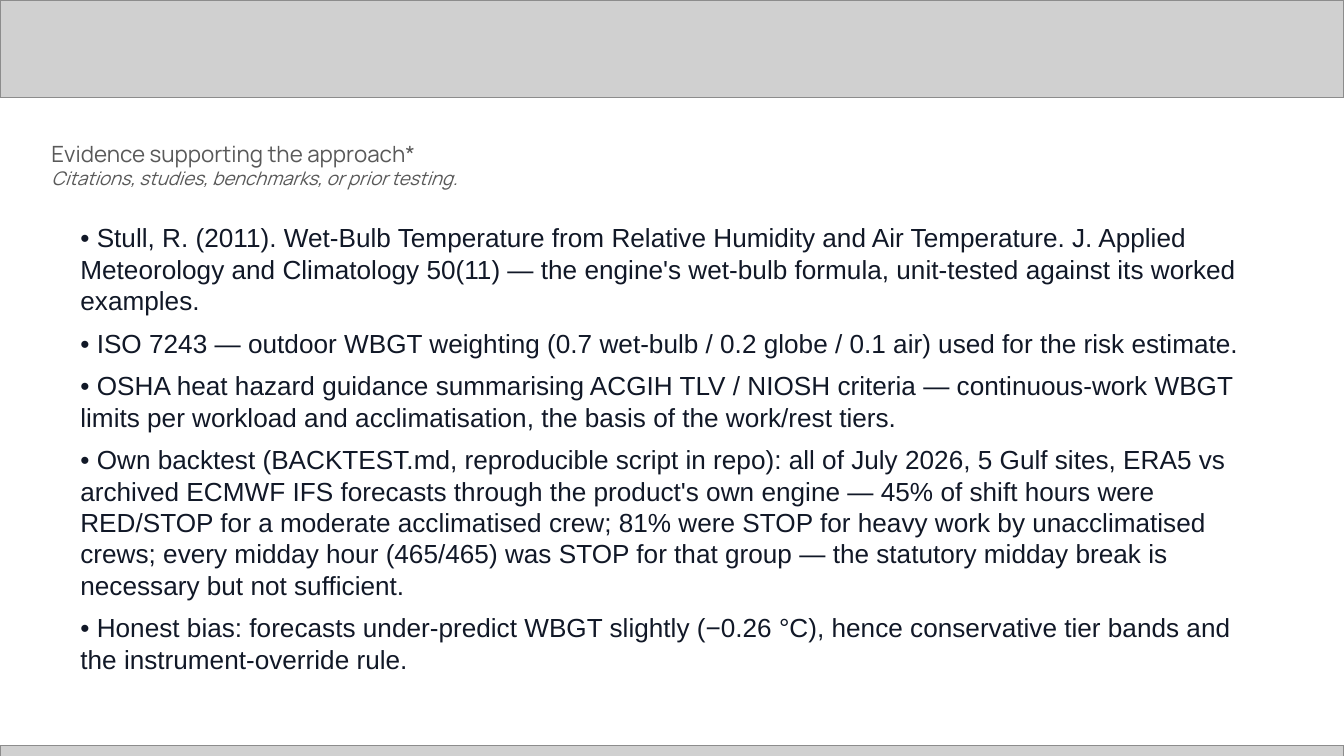
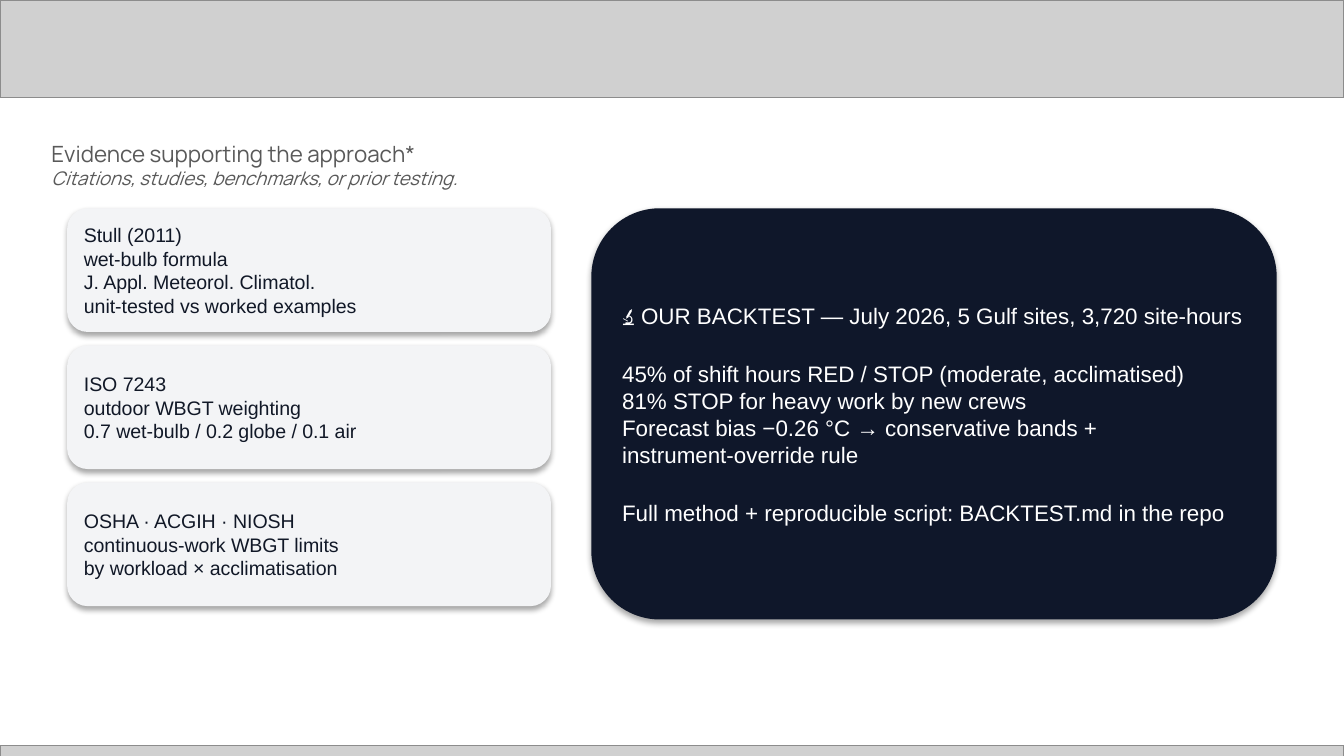
Before and after one commit to syaikhipin/heatshield, a slide deck: slide 7 of deck/heatshield-template-deck.pptx. Drawn at 1344x756 pixels with LibreOffice and Linux fonts; fonts in the diff are those of the drawing; grey boxes stand for pictures. Boxes give left, top, right and bottom in pixels: in the first picture for what was removed or moved away, otherwise in the second. Text is boxed around its words. In the diff, an @@ line names an element or a change of style, - is before the commit and + after.

```diff
--- a/deck/heatshield-template-deck.pptx
+++ b/deck/heatshield-template-deck.pptx
@@ rounded rectangle added at bbox=[67, 208, 551, 332], fill #F3F4F6, 10.5 pt, text #111827 @@
+Stull (2011)
+wet-bulb formula
+J. Appl. Meteorol. Climatol.
+unit-tested vs worked examples
@@ rounded rectangle added at bbox=[591, 208, 1277, 620], fill #0F172A, 12 pt, text #FFFFFF @@
+🔬 OUR BACKTEST — July 2026, 5 Gulf sites, 3,720 site-hours
+45% of shift hours RED / STOP (moderate, acclimatised)
+81% STOP for heavy work by new crews
+Forecast bias −0.26 °C → conservative bands +
+instrument-override rule
+Full method + reproducible script: BACKTEST.md in the repo
@@ text removed at bbox=[80, 228, 1238, 670] @@
-• Stull, R. (2011). Wet-Bulb Temperature from Relative Humidity and Air Temperature. J. Applied Meteorology and Climatology 50(11) — the engine's wet-bulb formula, unit-tested against its worked examples.
-• ISO 7243 — outdoor WBGT weighting (0.7 wet-bulb / 0.2 globe / 0.1 air) used for the risk estimate.
-• OSHA heat hazard guidance summarising ACGIH TLV / NIOSH criteria — continuous-work WBGT limits per workload and acclimatisation, the basis of the work/rest tiers.
-• Own backtest (BACKTEST.md, reproducible script in repo): all of July 2026, 5 Gulf sites, ERA5 vs archived ECMWF IFS forecasts through the product's own engine — 45% of shift hours were RED/STOP for a moderate acclimatised crew; 81% were STOP for heavy work by unacclimatised crews; every midday hour (465/465) was STOP for that group — the statutory midday break is necessary but not sufficient.
-• Honest bias: forecasts under-predict WBGT slightly (−0.26 °C), hence conservative tier bands and the instrument-override rule.
@@ rounded rectangle added at bbox=[67, 345, 551, 469], fill #F3F4F6, 10.5 pt, text #111827 @@
+ISO 7243
+outdoor WBGT weighting
+0.7 wet-bulb / 0.2 globe / 0.1 air
@@ rounded rectangle added at bbox=[67, 482, 551, 606], fill #F3F4F6, 10.5 pt, text #111827 @@
+OSHA · ACGIH · NIOSH
+continuous-work WBGT limits
+by workload × acclimatisation
```
Also in this commit, not shown: 13 other slides changed, 2 other files.
